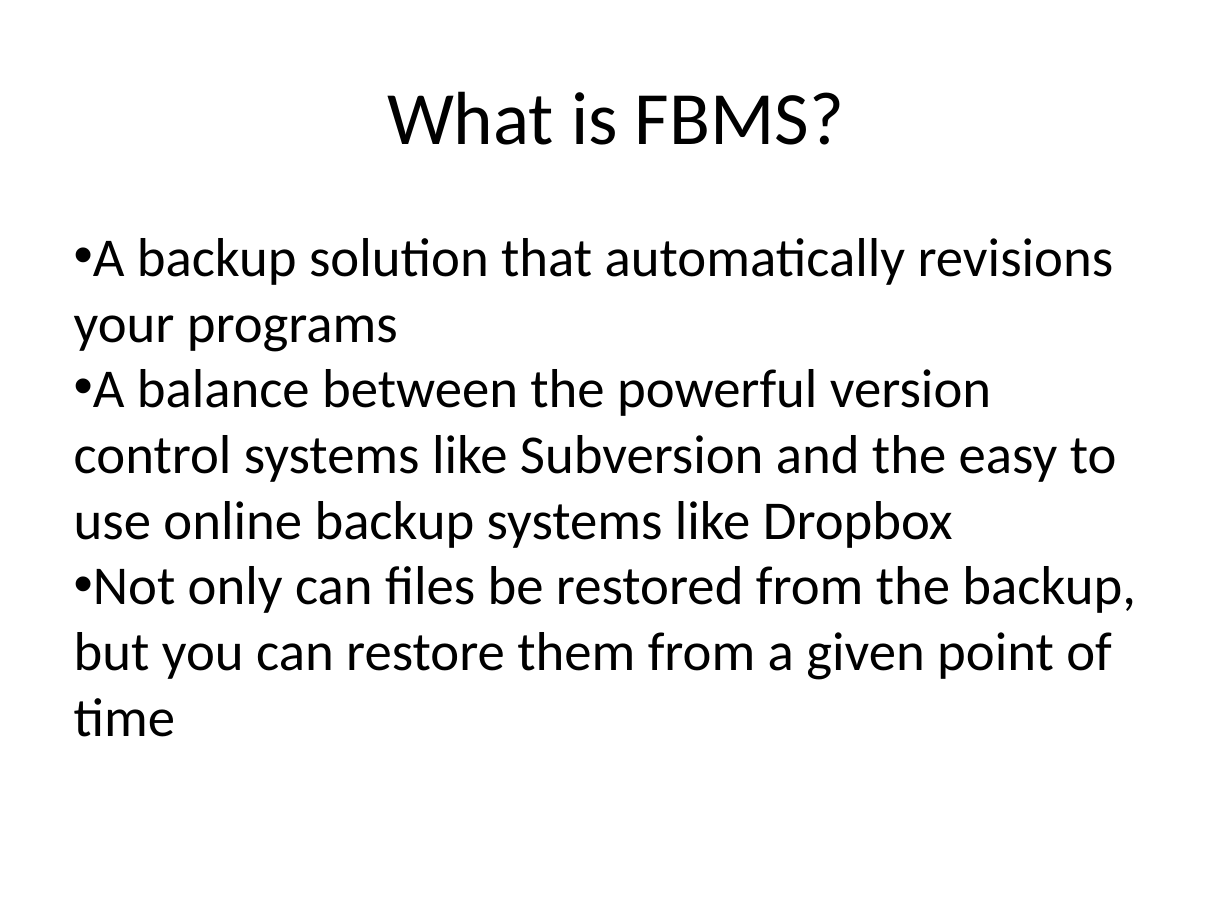
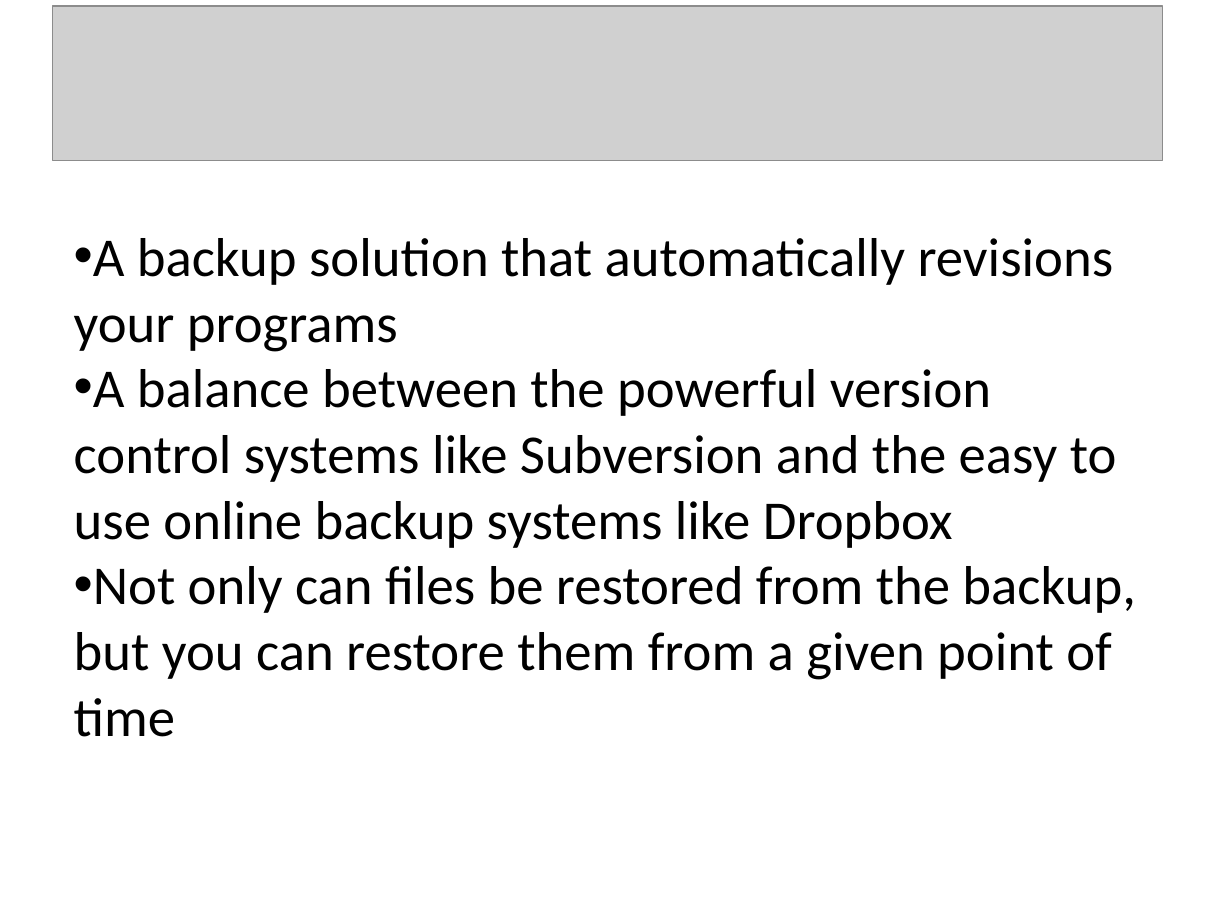
Before and after one commit to KatrinaHoffert/fbms, a slide deck: slide 2 of doc/milestone_6/final_presentation.pptx. Drawn at 1232x924 pixels with LibreOffice and Linux fonts; fonts in the diff are those of the drawing; grey boxes stand for pictures; background and template pictures are left out. Boxes give left, top, right and bottom in pixels: in the first picture for what was removed or moved away, otherwise in the second. Text is boxed around its words. In the diff, an @@ line names an element or a change of style, - is before the commit and + after.

```diff
--- a/doc/milestone_6/final_presentation.pptx
+++ b/doc/milestone_6/final_presentation.pptx
@@ picture added at bbox=[53, 6, 1163, 160] @@
@@ text removed at bbox=[387, 91, 844, 145] @@
-What is FBMS?
```
Also in this commit, not shown: 15 other slides changed, 1 slide added, 1 slide removed.
